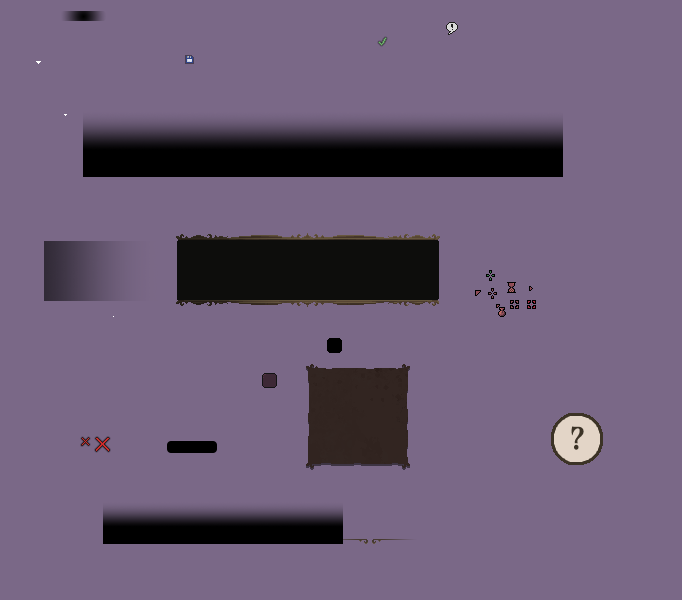
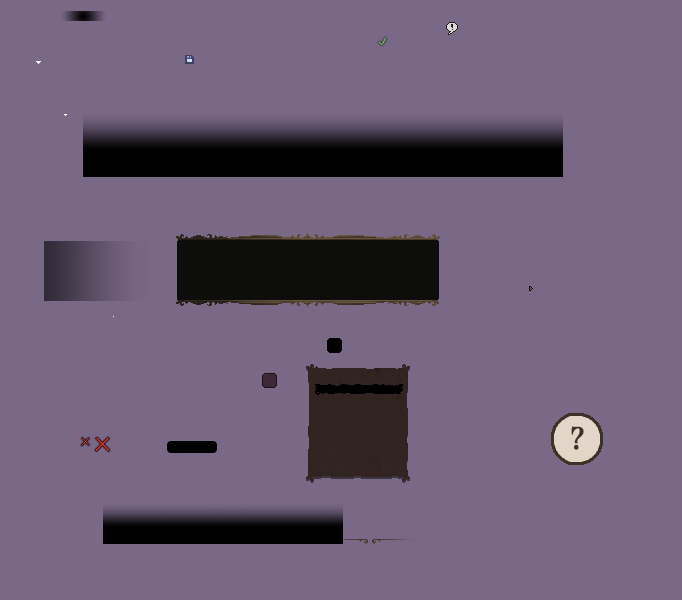
Revision of a layered 682 x 600 image; what changed, layer by layer:
added layer "ItemMenuContainerSelection.png" above "ItemMenuContainer.png" over [315, 384, 403, 395]
painted on "ItemMenuContainer.png" over [306, 405, 410, 481]
removed group "Mouse cursors" (7 layers) over [475, 270, 536, 317]
removed layer "MouseCursorArrow.png" from group "Mouse cursors" over [475, 290, 481, 296]
removed layer "MouseCursorTarget.png" from group "Mouse cursors" over [510, 300, 519, 309]
removed layer "MouseCursorTargetOn.png" from group "Mouse cursors" over [527, 300, 536, 309]
removed layer "MouseCursorCross.png" from group "Mouse cursors" over [488, 288, 497, 299]
removed layer "MouseCursorCrossOn.png" from group "Mouse cursors" over [486, 270, 495, 281]
removed layer "MouseCursorBag.png" from group "Mouse cursors" over [496, 304, 506, 317]
removed layer "MouseCursorWait.png" from group "Mouse cursors" over [507, 282, 516, 293]
